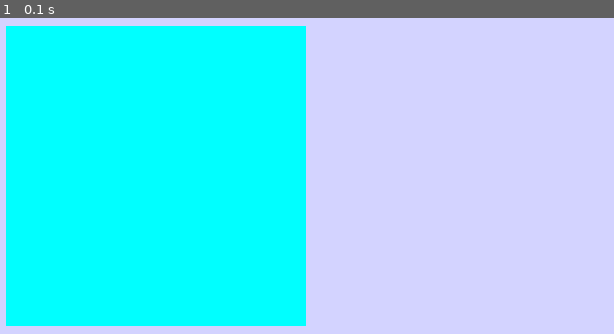
Above: before the commit, frame 1.
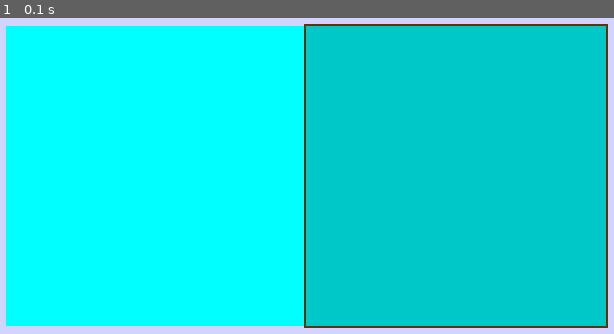
Above: after the commit, the same moment.

Repository: austinlopez/Python-Quiz
Game: pygame game, started from Pygame Quiz/Pygame_Quiz.py
Same seed, same stepped clock (60 frames per second), same inputs: the game is played once before the commit and once after it.
Inputs:
- Up to frame 1 (0.1 s): no input

The runs differ from the first frame. In frame 1, 48% of the frame differs, in the area x 49-100%, y 1-99%.

Commit message:
Start adding question reader

Diff:
--- a/Pygame Quiz/Pygame_Quiz.py
+++ b/Pygame Quiz/Pygame_Quiz.py
@@ -1,15 +1,60 @@
 
-import pygame, sys, random, time
+import pygame, sys, random, time, csv, pygame.color
 from pygame.locals import *
 from threading import Timer
 
+pygame.init()
 
-windowSize = [800,600]
+"""
+    Constants
+"""
+
+WINDOW_SIZE = [800,600]
+SOUND_PATH = ''
+IMAGE_DIR = '.\images'
+DATA_DIR = '.\data'
+BACKGROUND_COLOR = [211,211,255]#pygame.color.THECOLORS["grey"]
 
 BG_COLOR = [211,211,255]
 
-pygame.init()
+#answerfont = pygame.font.Font('freesansbold.ttf',64) # set font and size
+#scorefont = pygame.font.Font('freesansbold.ttf',30)
 
+"""
+    Functions
+"""
+
+def playSound(name, times=0):
+    """
+        Plays a sound from the path determined
+        in the constants.
+    """
+    path = SOUND_PATH
+    try:
+        pygame.mixer.music.load(path+name)
+        pygame.mixer.music.play(times)
+    except pygame.error:
+        print('There is no file with this name')
+
+def text_to_screen(screen, text, x, y, size = 50, color = (50, 50, 50), font_type = None):
+    """
+        Draws Text to the screen above
+        everything else.
+    """
+    try:
+
+        text = str(text)
+        font = pygame.font.Font(font_type, size)
+        text = font.render(text, True, color)
+        screen.blit(text, (x, y))
+
+    except Exception as e:
+        print('Font Error, saw it coming')
+        raise e
+
+"""
+    Classes
+"""
 
 class Block():
 
@@ -17,19 +62,18 @@
         self.name = name
         self.color = color
         #self.pos = pos
-        self.x1 = x
-        self.y1 = y
+        self.x = x
+        self.y = y
         self.width = width
         self.height = height
         self.outlineColor = outlineColor
 
     def draw(self, screen):
         if self.outlineColor == [0]:
-            self.piece1 = pygame.draw.rect(screen, self.color,[self.x1,self.y1, self.width, self.height])
+            self.piece1 = pygame.draw.rect(screen, self.color, [self.x,self.y,self.width,self.height])
         else:
-            self.piece1 = pygame.draw.rect(screen,self.outlineColor,[self.x1,self.y1,self.width,self.height],3)
-            self.piece2 = pygame.draw.rect(screen,self.color,[self.x1,self.y1,50,50])
-            #self.outline = pygame.draw.lines(screen,[0,0,0],True,self.points,OUTLINE_WIDTH)
+            self.piece1 = pygame.draw.rect(screen,self.outlineColor,[self.x-2,self.y-2,self.width+4,self.height+4])
+            self.piece2 = pygame.draw.rect(screen,self.color,[self.x,self.y,self.width,self.height])
 
     def pointInBlock(self, x, y):
         if ((self.x1 < x < (self.x1 + self.width)) & (self.y1 < y < (self.y1 + self.height))):
@@ -38,14 +82,14 @@
 
 class Answers(pygame.sprite.Sprite):
 
-    def __init__(self,screen, name, x, y, width, height, color):
+    def __init__(self,screen, name, x, y, width, height, color,bgColor=[0]):
         self.answerName = name
         pygame.sprite.Sprite.__init__(self)
         self.image = pygame.Surface([width, height])
         self.image.fill(color)
         self.screen = screen
 
-        self.rect = Block(self.answerName, color,x,y, 300, 300)#, [255,0,0])
+        self.rect = Block(self.answerName, color,x,y, 300, 300,bgColor)#, [255,0,0])
 
     def draw(self):
         self.rect.draw(self.screen)
@@ -59,18 +103,29 @@
         self.answers = answers
         self.correctAnswer = correctAnswer
 
+        self.answerBlocks = {}
 
+    def createAnswers(self, answers):
+        answerNum = 0
+        for answer in answers:
+            self.answerBlocks.append()
 
-
+"""
+    Main Game Code
+"""
 
 def main():
-    screen = pygame.display.set_mode(windowSize)
+
+    # Initialize PyGame
+    screen = pygame.display.set_mode(WINDOW_SIZE)
     pygame.display.set_caption("pygame Quiz")
 
     screen.fill(BG_COLOR)
 
     answer1 = Answers(screen,"lol idk",100,200,150,50,[0,255,255])
     answer1.draw()
+    answer2 = Answers(screen,"another one",400,200,150,50,[0,200,200],[100,50,0])
+    answer2.draw()
 
     while True:
         #screen.fill(BG_COLOR)
@@ -79,6 +134,7 @@
                 pos = pygame.mouse.get_pos()
                 print(pos)
                 answer1.rect.pointInBlock(pos[0],pos[1])
+                answer2.rect.pointInBlock(pos[0],pos[1])
 
             if event.type == pygame.QUIT:
                 pygame.quit(); sys.exit()
--- /dev/null
+++ b/Pygame Quiz/QuestionReader.py
@@ -0,0 +1,27 @@
+
+import pygame, sys, os, csv
+
+
+
+
+
+def getQuestionAndAnswers(source,fileName):
+    questions = {}
+    answerFinal = []
+    with open(source+fileName,newline='') as csvfile:
+        seperateQuestions = csv.reader(csvfile,delimiter=':',quotechar='"')
+        for row in seperateQuestions:
+            questions[row[0]] = row[1]
+    for question in questions:
+        answerTemp = []
+        seperateAnswers = csv.reader(question,delimiter=',',quotechar='"')
+        #print(seperateAnswers[0])
+        for answer in seperateAnswers:
+            print(answer)
+        #    answerTemp.append(answer)
+        #    print(answerTemp)
+        #print(question)
+    print()
+
+
+getQuestionAndAnswers('.\data','\questions.txt')
--- /dev/null
+++ b/Pygame Quiz/data/questions.txt
@@ -0,0 +1,15 @@
+"Question 1": {"Answer 1", "Answer 2", "Answer 3", "Answer 4"}
+"Question 2": {"Answer 1", "Answer 2", "Answer 3", "Answer 4"}
+"Question 3": {"Answer 1", "Answer 2", "Answer 3", "Answer 4"}
+"Question 4": {"Answer 1", "Answer 2", "Answer 3", "Answer 4"}
+"Question 5": {"Answer 1", "Answer 2", "Answer 3", "Answer 4"}
+"Question 6": {"Answer 1", "Answer 2", "Answer 3", "Answer 4"}
+"Question 7": {"Answer 1", "Answer 2", "Answer 3", "Answer 4"}
+"Question 8": {"Answer 1", "Answer 2", "Answer 3", "Answer 4"}
+"Question 9": {"Answer 1", "Answer 2", "Answer 3", "Answer 4"}
+"Question 10": {"Answer 1", "Answer 2", "Answer 3", "Answer 4"}
+"Question 11": {"Answer 1", "Answer 2", "Answer 3", "Answer 4"}
+"Question 12": {"Answer 1", "Answer 2", "Answer 3", "Answer 4"}
+"Question 13": {"Answer 1", "Answer 2", "Answer 3", "Answer 4"}
+"Question 14": {"Answer 1", "Answer 2", "Answer 3", "Answer 4"}
+"Question 15": {"Answer 1", "Answer 2", "Answer 3", "Answer 4"}
Not shown, added: README.md
Not shown, changed: Pygame Quiz/Pygame Quiz.pyproj
